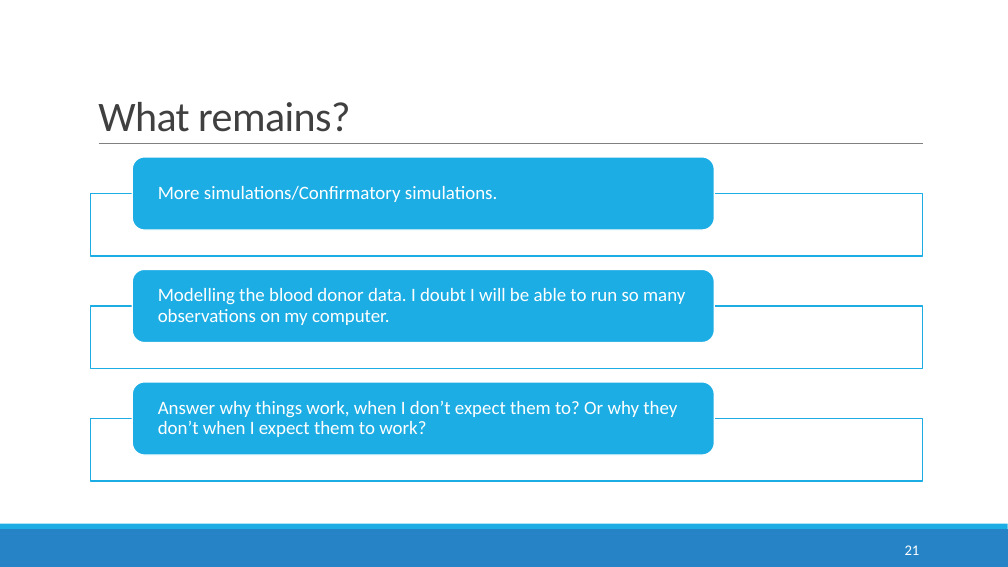
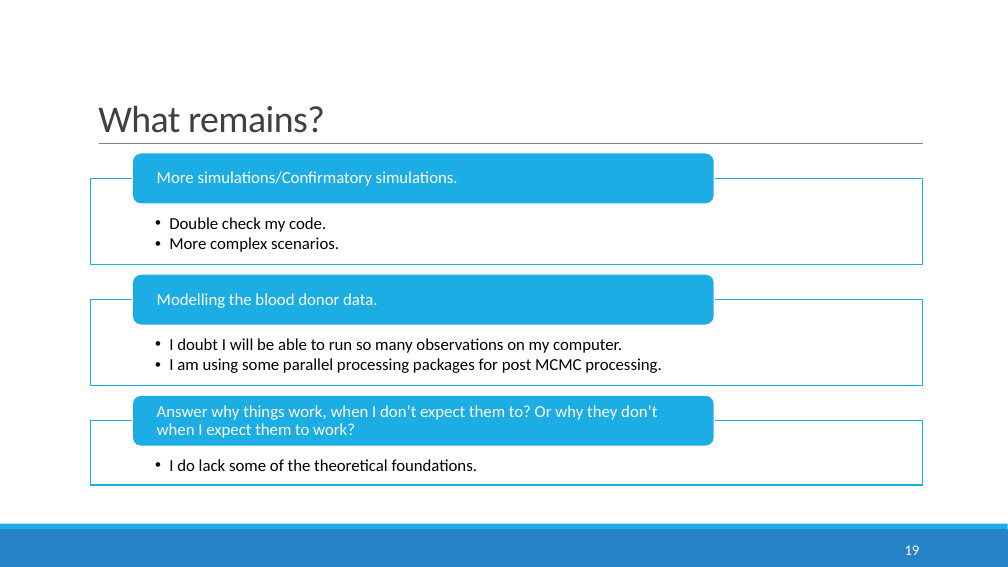
Before and after one commit to anirudhtomer/MScThesis, a slide deck: slide 19 of mid term presentation.pptx (slide 21 before the commit). Drawn at 1008x567 pixels with LibreOffice and Linux fonts; fonts in the diff are those of the drawing; background and template pictures are left out. Boxes give left, top, right and bottom in pixels: in the first picture for what was removed or moved away, otherwise in the second. Text is boxed around its words. In the diff, an @@ line names an element or a change of style, - is before the commit and + after.

```diff
--- a/mid term presentation.pptx
+++ b/mid term presentation.pptx
@@ title "What remains?" at <box>98,105,325,133</box>: size 40 to 36 pt @@
@@ rectangle: place and size @@
-rectangle at <box>91,194,923,256</box>
+rectangle at <box>91,178,923,265</box>
@@ rounded rectangle: place and size @@
-rounded rectangle at <box>132,157,715,231</box>
+rounded rectangle at <box>132,153,715,204</box>
@@ text "More simulations/Confirmatory simulations." at <box>157,171,458,186</box>: size 18 to 16 pt @@
@@ text added at <box>169,217,339,252</box>, 16 pt, text #000000 @@
+  •• Double check my code.
+  •• More complex scenarios.
@@ rectangle: place and size @@
-rectangle at <box>91,306,923,369</box>
+rectangle at <box>91,299,923,386</box>
@@ rounded rectangle: place and size @@
-rounded rectangle at <box>132,269,715,343</box>
+rounded rectangle at <box>132,274,715,325</box>
@@ text at <box>157,293,377,308</box>: text changed; size 18 to 16 pt @@
-Modelling the blood donor data. I doubt I will be able to run so many observations on my computer.
+Modelling the blood donor data.
@@ text added at <box>169,338,661,373</box>, 16 pt, text #000000 @@
+  •• I doubt I will be able to run so many observations on my computer.
+  •• I am using some parallel processing packages for post MCMC processing.
@@ rounded rectangle: place and size @@
-rounded rectangle at <box>132,382,715,455</box>
+rounded rectangle at <box>132,395,715,447</box>
@@ text "Answer why things work, when ..." at <box>157,405,657,438</box>: size 18 to 16 pt @@
@@ text added at <box>169,459,478,471</box>, 16 pt, text #000000 @@
+  •• I do lack some of the theoretical foundations.
@@ page number at <box>905,545,920,555</box>: text changed @@
-21
+19
```
Also in this commit, not shown: 8 other slides changed, 2 slides added, 4 slides removed, 9 other files.
